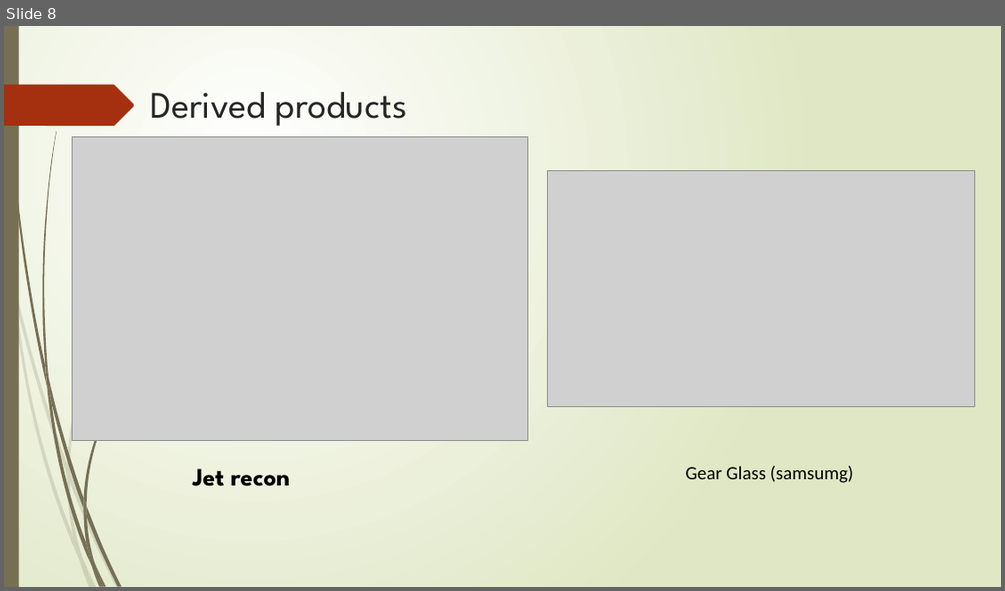
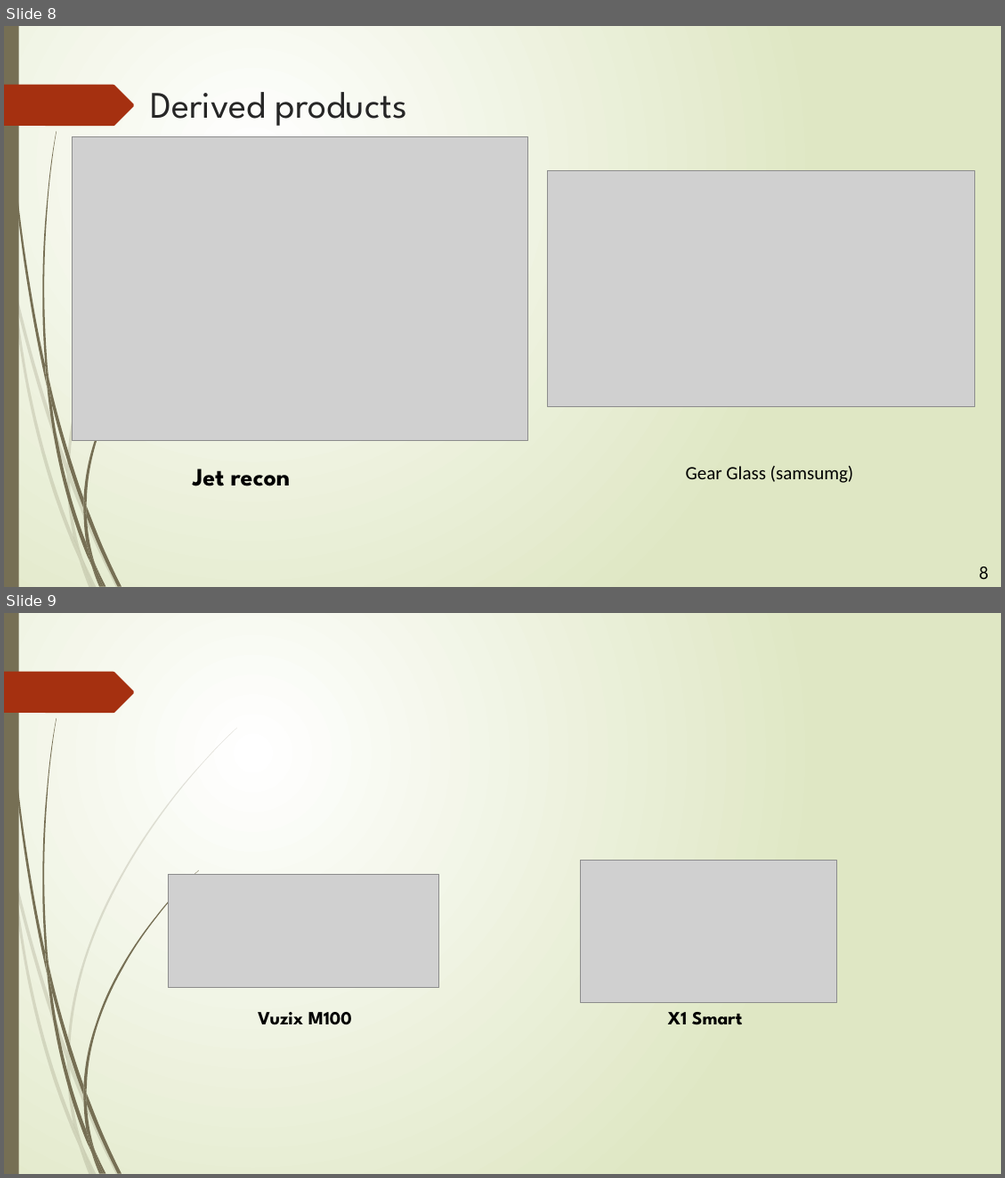
Before and after one commit to Sam-Litz/Info-BTS-SN-IR, a slide deck: BTS 1er année/Anglais/Anglais technique/Google Glass/Google Glass.pptx. Shown one above the other, each under a label of ours: slide 8 before the commit, slides 8 and 9 after it. The pictures are 1005x591 and 1005x1178 pixels, drawn with LibreOffice and Linux fonts; fonts in the diff are those of the drawing; grey boxes stand for pictures. Boxes give left, top, right and bottom in pixels: in the first picture for what was removed or moved away, otherwise in the second. Text is boxed around its words. In the diff, an @@ line names an element or a change of style, - is before the commit and + after.

```diff
--- a/BTS 1er année/Anglais/Anglais technique/Google Glass/Google Glass.pptx
+++ b/BTS 1er année/Anglais/Anglais technique/Google Glass/Google Glass.pptx
@@ slide 9 added at (x1=4, y1=613, x2=1001, y2=1174), background gradient #FFFFFF to #DFE8C4; not listed: 24 template elements that a slide beside it also shows @@
@@ picture added at (x1=169, y1=875, x2=438, y2=988) @@
@@ picture added at (x1=580, y1=860, x2=837, y2=1003) @@
@@ text added at (x1=258, y1=1012, x2=352, y2=1025), 18 pt, text #000000, bold @@
+Vuzix M100
@@ text added at (x1=668, y1=1012, x2=743, y2=1025), 18 pt, text #000000, bold @@
+X1 Smart
@@ slide 8 changed as well @@
@@ text added at (x1=979, y1=566, x2=988, y2=580), 18 pt, text #000000 @@
+8
```
Also in this commit, not shown: 7 other slides changed, 1 other slide added, 1 slide removed, 2 other files.
